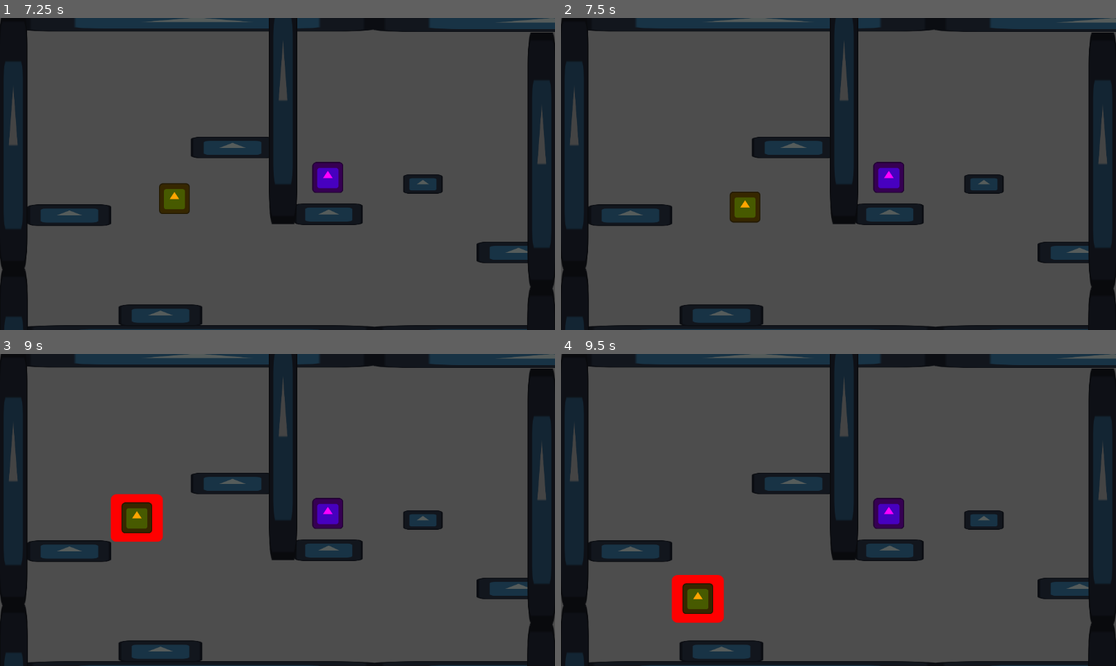
Above: before the commit, frames 1-4 (two rows, left to right).
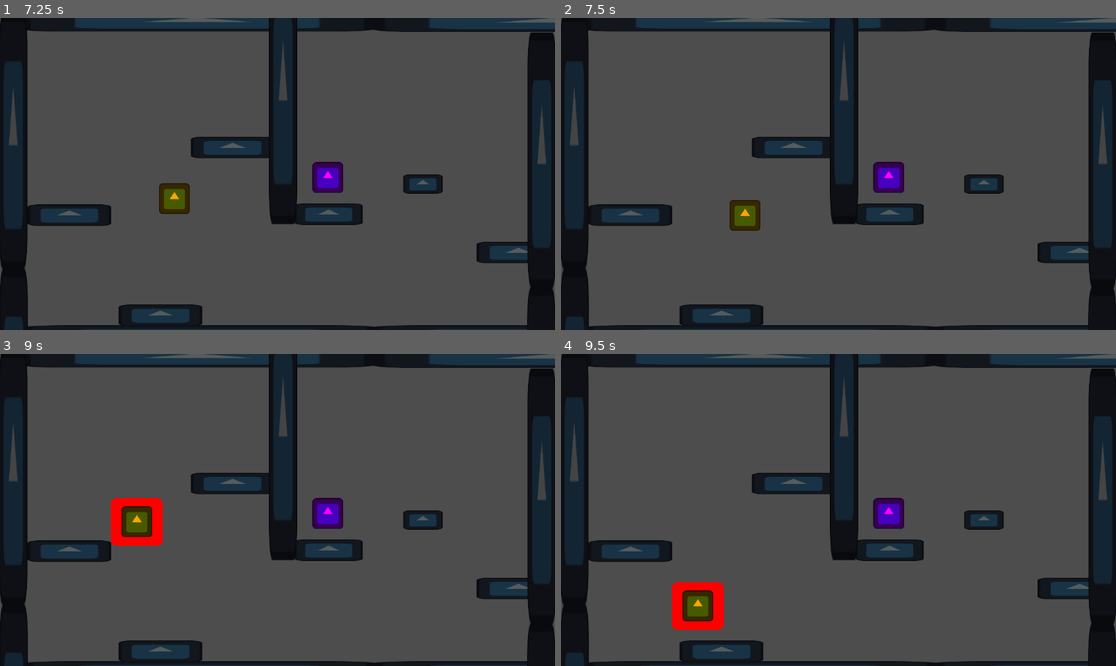
Above: after the commit, the same moments.

Repository: Wyderyn/Sedimental
Game: Godot game, scene res://scenes/levels/lv_1_1.tscn
The game is run twice, just before and just after one commit, with the same random seed, the same clock (stepped at 60 frames per second) and the same inputs. The engine's default icon, where the game draws it, is replaced by a stand-in: a white triangle on a blue panel in a dark square.
Inputs (mouse positions are in pixels of both pictures, inside the frame that each line leads up to):
- Up to frame 1 (7.25 s): tap Enter at 0.5 s; move the mouse to (249, 236) at 0.52 s; hold D (right) 0.53-1.25 s; hold Space (jump) 0.53-1.25 s; click (249, 236) at 0.67 s; drag from (444, 220) to (327, 177) at 1.27 s; tap R (reset) every 0.75 s from 2 to 5 s; move the mouse to (111, 127) at 2.02 s; hold A (left) 2.03-2.75 s; hold Space (jump) 2.03-2.75 s; tap W (switch) at 2.1, 6.6 s; drag from (305, 174) to (38, 311) at 2.77 s; move the mouse to (194, 96) at 3.52 s; hold A (left) 3.53-4.25 s; hold Space (jump) 3.53-4.25 s; tap S (power) at 3.6 s; drag from (399, 158) to (194, 96) at 4.27 s; move the mouse to (166, 189) at 5.02 s; hold D (right) 5.03-5.75 s; hold Space (jump) 5.03-5.75 s; click (166, 189) at 5.17 s; drag from (333, 105) to (105, 311) at 5.77 s; move the mouse to (249, 236) at 6.52 s; hold D (right) from 6.53 s (still down); hold Space (jump) from 6.53 s (still down)
- Up to frame 2 (7.5 s): release D (right) at 7.25 s; release Space (jump) at 7.25 s; drag from (1005, 220) to (888, 177) at 7.27 s
- Up to frame 3 (9 s): move the mouse to (111, 463) at 8.02 s; hold A (left) 8.03-8.75 s; hold Space (jump) 8.03-8.75 s; tap S (power) at 8.1 s; drag from (305, 510) to (111, 463) at 8.77 s
- Up to frame 4 (9.5 s): no input

Frame 1 is identical in both runs. In frame 2, 0.5% of the frame differs, in the area x 30-36%, y 55-69%; in frame 3, 0.6%; in frame 4, 0.9%, in the area x 19-30%, y 70-89%.

Commit message:
Adjust lava and jump behavior in player.gd
Disable the Mat.AMBER check so entering lava always calls _reload_scene; change jump-release handling to set velocity.y = 1 instead of multiplying by JUMP_CUT_MULTIPLIER; minor whitespace cleanup in the gravity branch. These tweaks make lava death unconditional and enforce a consistent jump-cut effect.

Diff:
--- a/scripts/player.gd
+++ b/scripts/player.gd
@@ -62,8 +62,8 @@
 		speedMultiplier = 1
 		gravityMultiplier = 1
 		currentMat = Mat.STONE
-	if inLava == true:
-		if not Mat.AMBER:
+		if inLava == true:
+			#if not Mat.AMBER:
 			call_deferred("_reload_scene")
 	# Handle power upsd
 	var gravity = get_gravity()
@@ -92,6 +92,7 @@
 			velocity += (gravity * gravityMultiplier) * FALL_GRAVITY_MULTIPLIER * delta
 		elif not Input.is_action_pressed("jump"):
 			velocity += gravity * LOW_JUMP_GRAVITY_MULTIPLIER * delta
+
 		else:
 			velocity += gravity  * delta
 
@@ -100,7 +101,8 @@
 		velocity.y = JUMP_VELOCITY
 
 	if Input.is_action_just_released("jump") and velocity.y < 0:
-		velocity.y *= JUMP_CUT_MULTIPLIER
+		#velocity.y *= JUMP_CUT_MULTIPLIER
+		velocity.y = 1
 	# Get the input direction and handle the movement/deceleration.
 	var direction := Input.get_axis("left", "right")
 	if direction != 0:
